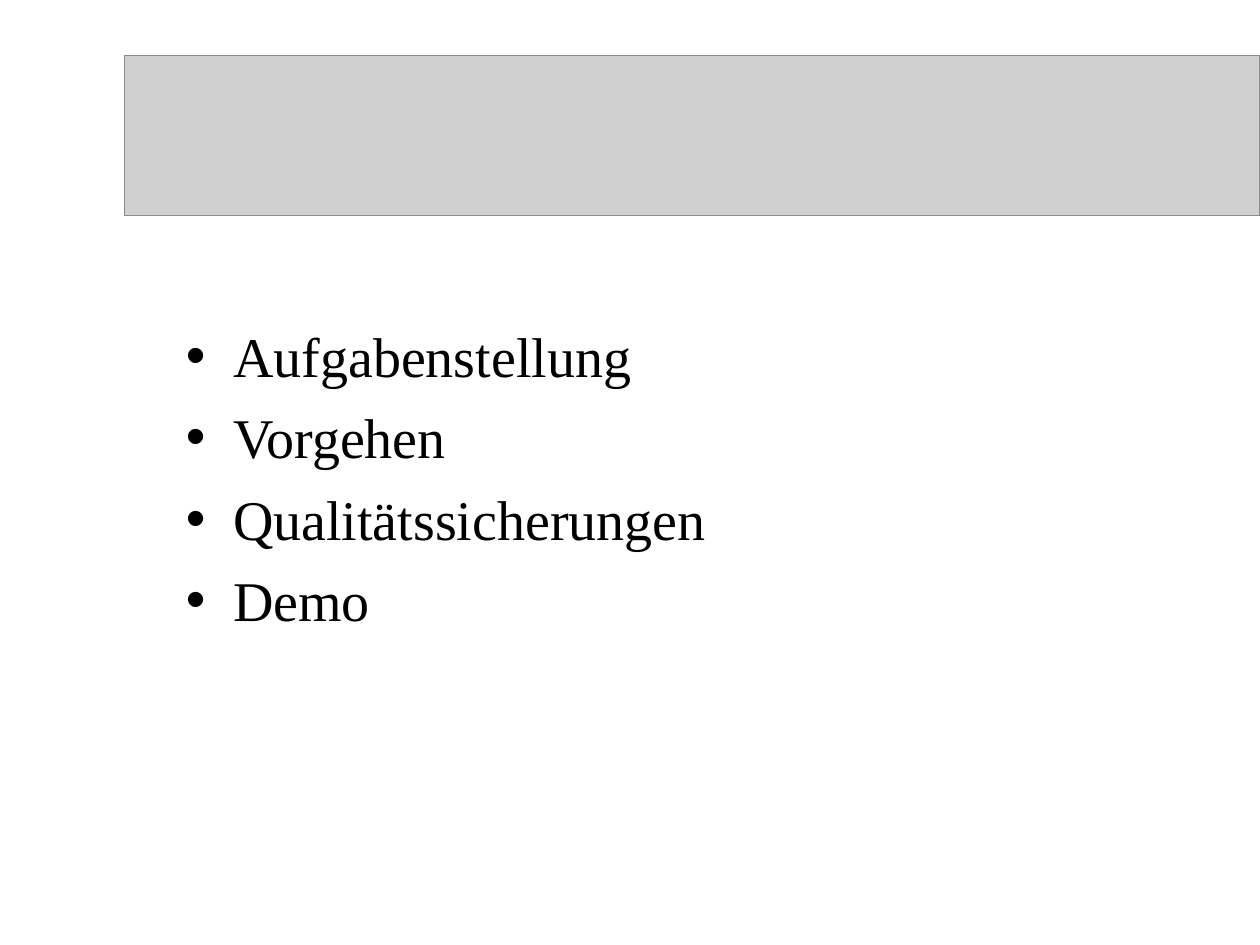
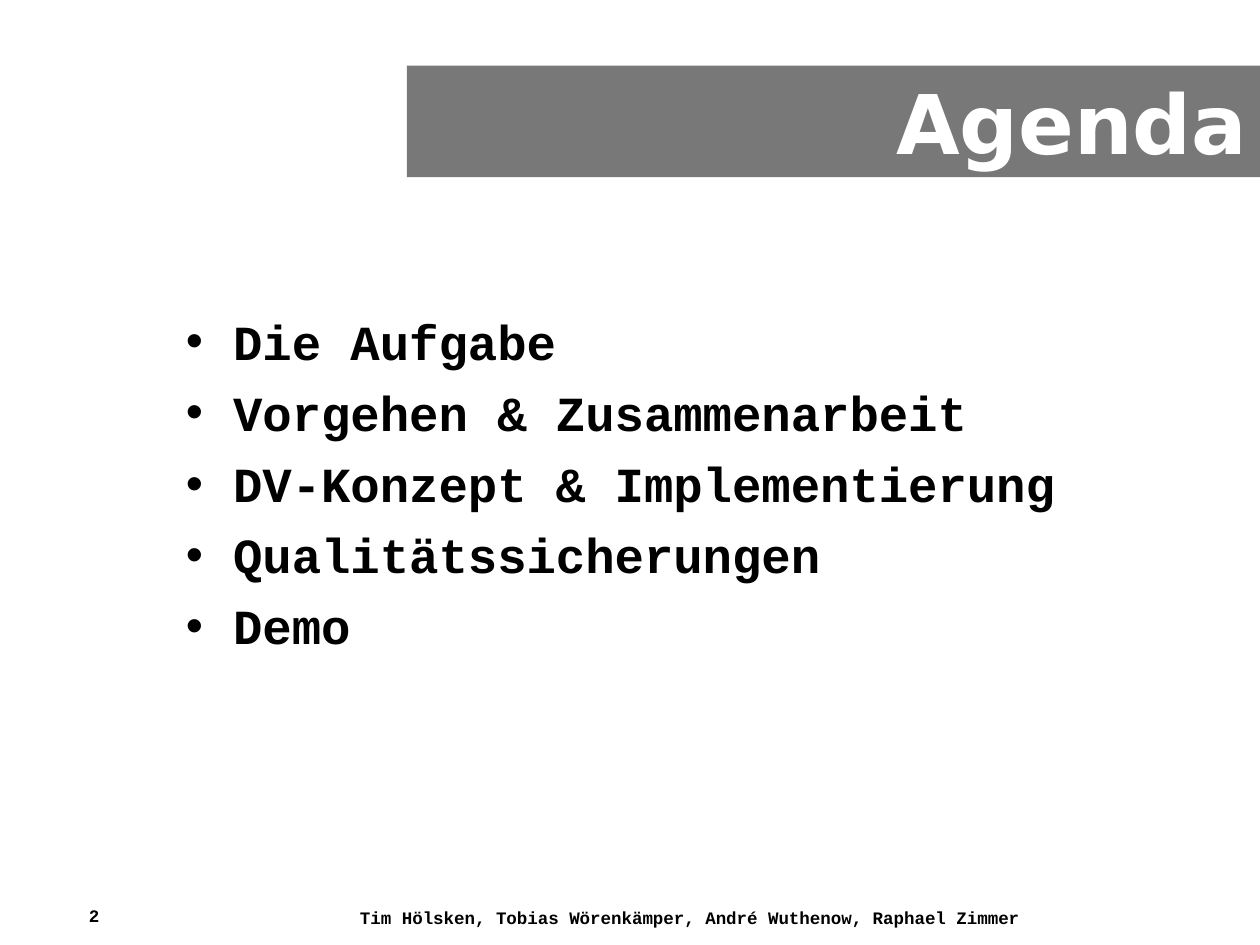
Before and after one commit to timhoelsken/easygoingcalculatorwithoutnumbers, a slide deck: slide 2 of Calculator/misc/documents/Praesentation.ppt. Drawn at 1260x945 pixels with LibreOffice and Linux fonts; fonts in the diff are those of the drawing; grey boxes stand for pictures; background and template pictures are left out. Boxes give left, top, right and bottom in pixels: in the first picture for what was removed or moved away, otherwise in the second. Text is boxed around its words. In the diff, an @@ line names an element or a change of style, - is before the commit and + after.

Commit message:
% style + headings

```diff
--- a/Calculator/misc/documents/Praesentation.ppt
+++ b/Calculator/misc/documents/Praesentation.ppt
@@ picture removed at bbox=[125, 55, 1260, 215] @@
@@ rectangle added at bbox=[407, 66, 1260, 178], fill #000000 at 53% opacity, 47 pt, text #FFFFFF, bold @@
+Agenda
@@ text at bbox=[233, 325, 1055, 513]: text changed; size 32 to 28 pt; font Times New Roman to Courier New; bold on @@
-• Aufgabenstellung
-• Vorgehen
+• Die Aufgabe
+• Vorgehen & Zusammenarbeit
+• DV-Konzept & Implementierung
@@ text at bbox=[233, 538, 820, 645]: size 32 to 28 pt, font Times New Roman to Courier New, bold on in "Qualitätssicherungen", "Demo"; less space between paragraphs @@
@@ page number added at bbox=[89, 910, 100, 922], 10 pt, text #000000, bold @@
+2
@@ text added at bbox=[360, 911, 1019, 928], 10 pt, text #000000, bold @@
+Tim Hölsken, Tobias Wörenkämper, André Wuthenow, Raphael Zimmer
```
Also in this commit, not shown: 7 other slides changed, 10 slides added, 10 slides removed.
